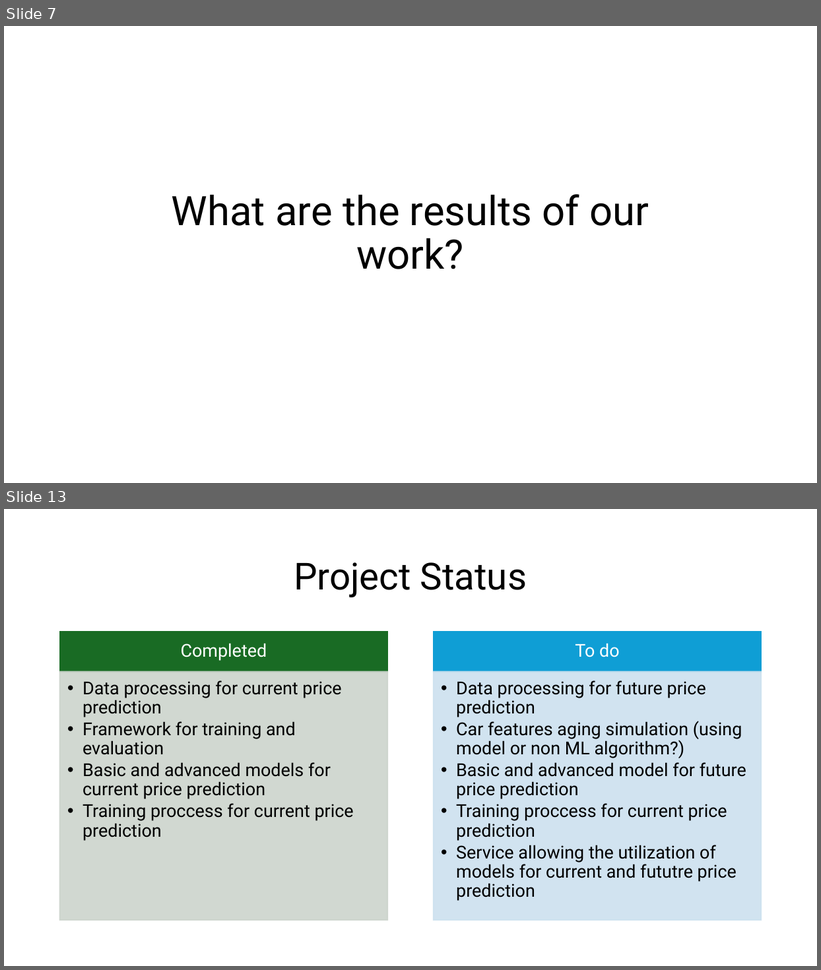
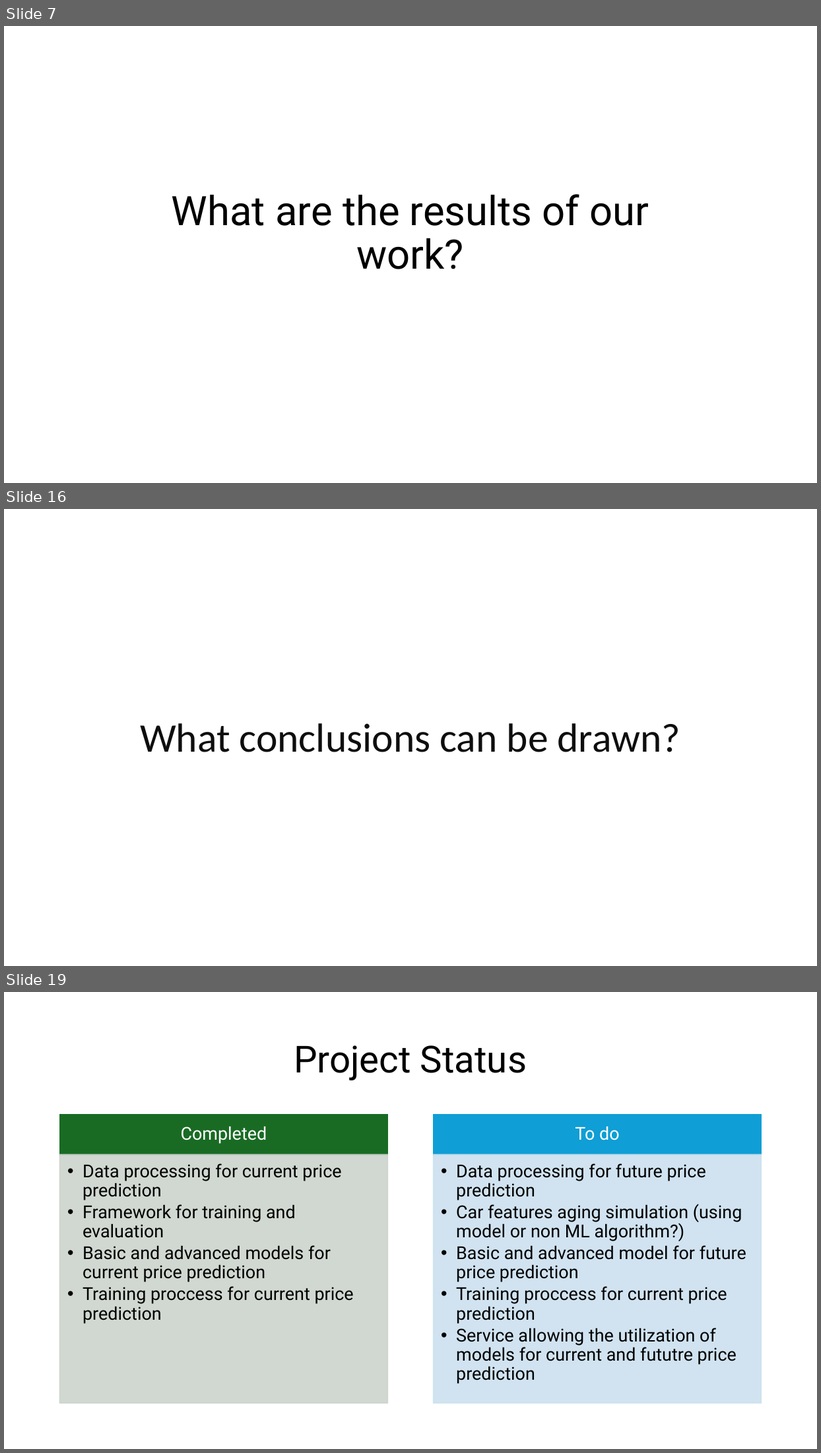
Before and after one commit to marcin-banak/wheel_of_fortune, a slide deck: Milestone.pptx. Shown one above the other, each under a label of ours: slides 7 and 13 before the commit, slides 7, 16 and 19 after it; the slides between them are not shown. The pictures are 821x970 and 821x1453 pixels, drawn with LibreOffice and Linux fonts; fonts in the diff are those of the drawing. Boxes give left, top, right and bottom in pixels: in the first picture for what was removed or moved away, otherwise in the second. Text is boxed around its words. In the diff, an @@ line names an element or a change of style, - is before the commit and + after.

```diff
--- a/Milestone.pptx
+++ b/Milestone.pptx
@@ slide 16 added at <box>4,509,817,966</box>, background #FFFFFF @@
@@ title added at <box>140,723,680,753</box>, 48 pt, text #0E0E0E @@
+What conclusions can be drawn?
@@ what was slide 13 is now slide 19 @@
```
Also in this commit, not shown: 10 other slides added, 5 slides removed, 10 other files.
